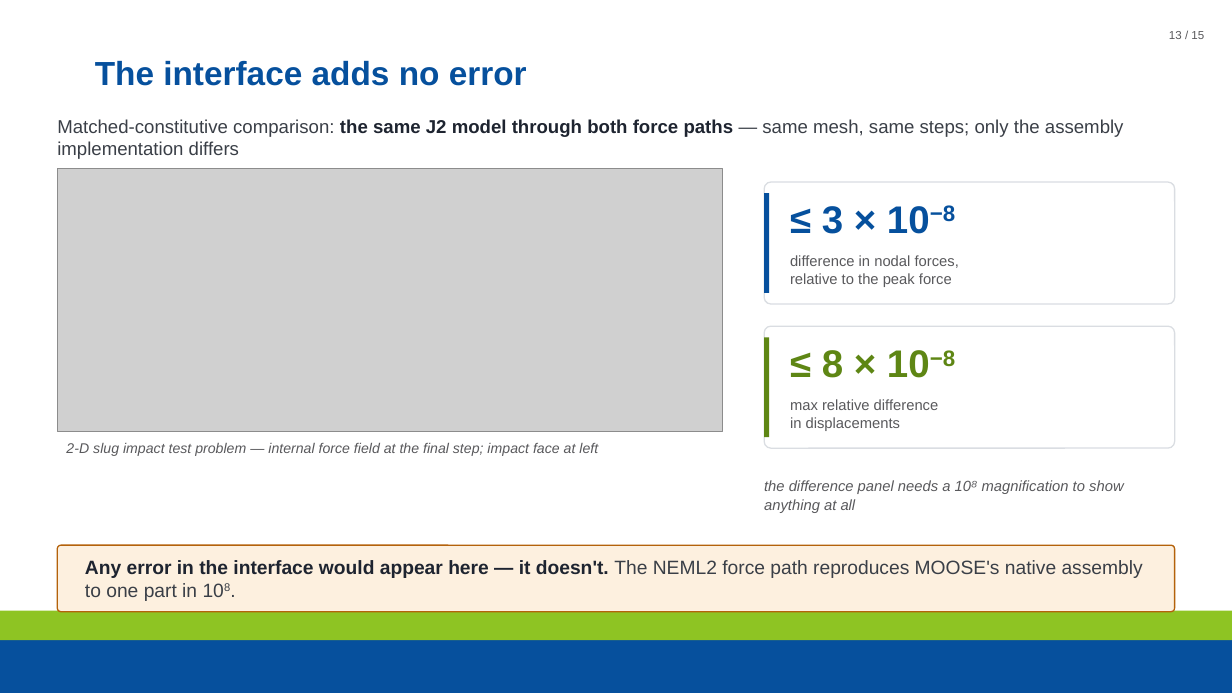
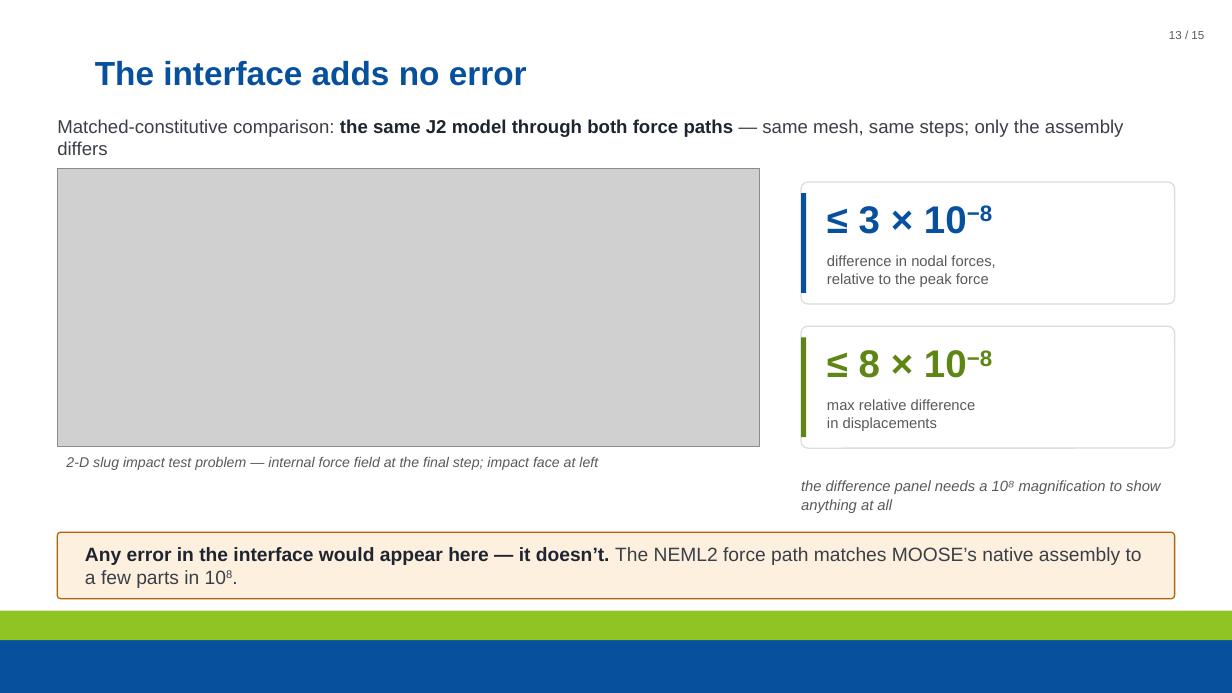
Before and after one commit to maxnezdyur/marlin, a slide deck: slide 13 of examples/impact/slide_assets/WCCM_NEML2_explicit_dynamics_v2.pptx. Drawn at 1232x693 pixels with LibreOffice and Linux fonts; fonts in the diff are those of the drawing; grey boxes stand for pictures; background and template pictures are left out. Boxes give left, top, right and bottom in pixels: in the first picture for what was removed or moved away, otherwise in the second. Text is boxed around its words. In the diff, an @@ line names an element or a change of style, - is before the commit and + after.

```diff
--- a/examples/impact/slide_assets/WCCM_NEML2_explicit_dynamics_v2.pptx
+++ b/examples/impact/slide_assets/WCCM_NEML2_explicit_dynamics_v2.pptx
@@ text at <box>57,119,1124,155</box>: text changed @@
-Matched-constitutive comparison: the same J2 model through both force paths — same mesh, same steps; only the assembly implementation differs
+Matched-constitutive comparison: the same J2 model through both force paths — same mesh, same steps; only the assembly differs
@@ picture: place and size @@
-picture at <box>57,168,723,432</box>
+picture at <box>57,168,760,446</box>
@@ rounded rectangle: place and size @@
-rounded rectangle at <box>764,182,1175,304</box>
+rounded rectangle at <box>801,182,1175,304</box>
@@ rectangle: place and size @@
-rectangle at <box>764,193,770,293</box>
+rectangle at <box>801,193,807,293</box>
@@ text "≤ 3 × 10−8": place and size @@
-text "≤ 3 × 10−8" at <box>822,205,955,234</box>
+text "≤ 3 × 10−8" at <box>859,205,992,234</box>
@@ text "difference in nodal forces,": place and size @@
-text "difference in nodal forces," at <box>790,255,959,287</box>
+text "difference in nodal forces," at <box>827,255,995,287</box>
@@ rounded rectangle: place and size @@
-rounded rectangle at <box>764,326,1175,448</box>
+rounded rectangle at <box>801,326,1175,448</box>
@@ rectangle: place and size @@
-rectangle at <box>764,337,770,437</box>
+rectangle at <box>801,337,807,437</box>
@@ text "≤ 8 × 10−8": place and size @@
-text "≤ 8 × 10−8" at <box>822,350,955,378</box>
+text "≤ 8 × 10−8" at <box>859,350,992,378</box>
@@ text "max relative difference": place and size @@
-text "max relative difference" at <box>790,399,939,431</box>
+text "max relative difference" at <box>827,399,976,431</box>
@@ text "2-D slug impact test problem ...": place and size @@
-text "2-D slug impact test problem ..." at <box>66,443,598,456</box>
+text "2-D slug impact test problem ..." at <box>66,457,598,470</box>
@@ text "the difference panel needs a ...": place and size @@
-text "the difference panel needs a ..." at <box>764,480,1124,513</box>
+text "the difference panel needs a ..." at <box>801,480,1161,513</box>
@@ rounded rectangle: place and size @@
-rounded rectangle at <box>57,545,1175,612</box>
+rounded rectangle at <box>57,532,1175,599</box>
@@ text at <box>85,547,1142,588</box>: text changed @@
-Any error in the interface would appear here — it doesn't. The NEML2 force path reproduces MOOSE's native assembly to one part in 108.
+Any error in the interface would appear here — it doesn’t. The NEML2 force path matches MOOSE’s native assembly to a few parts in 108.
```
Also in this commit, not shown: 14 other slides changed, 2 other files.
